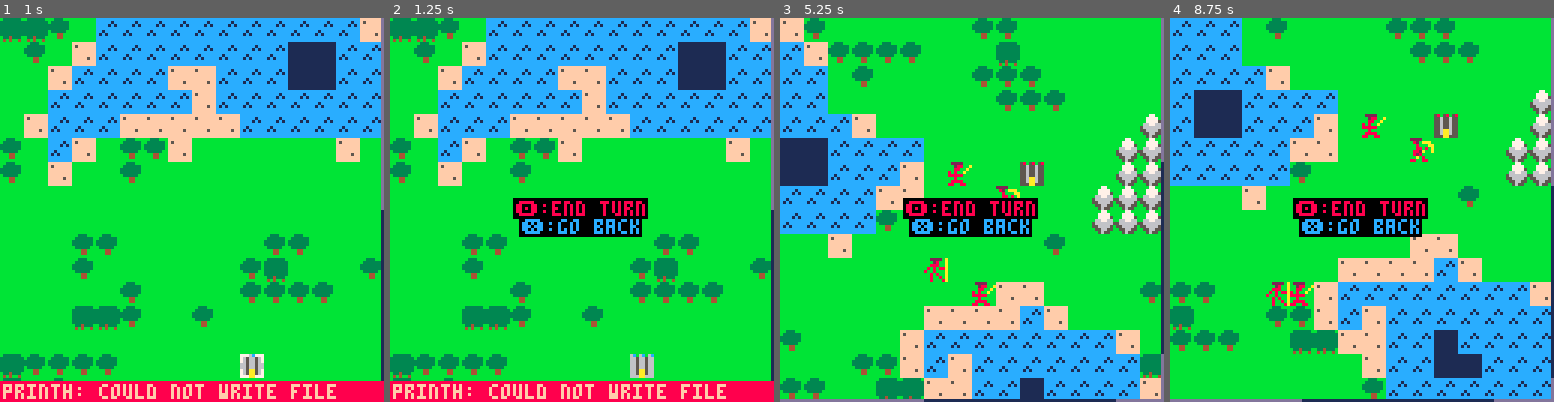
Above: before the commit, frames 1-4 (left to right).
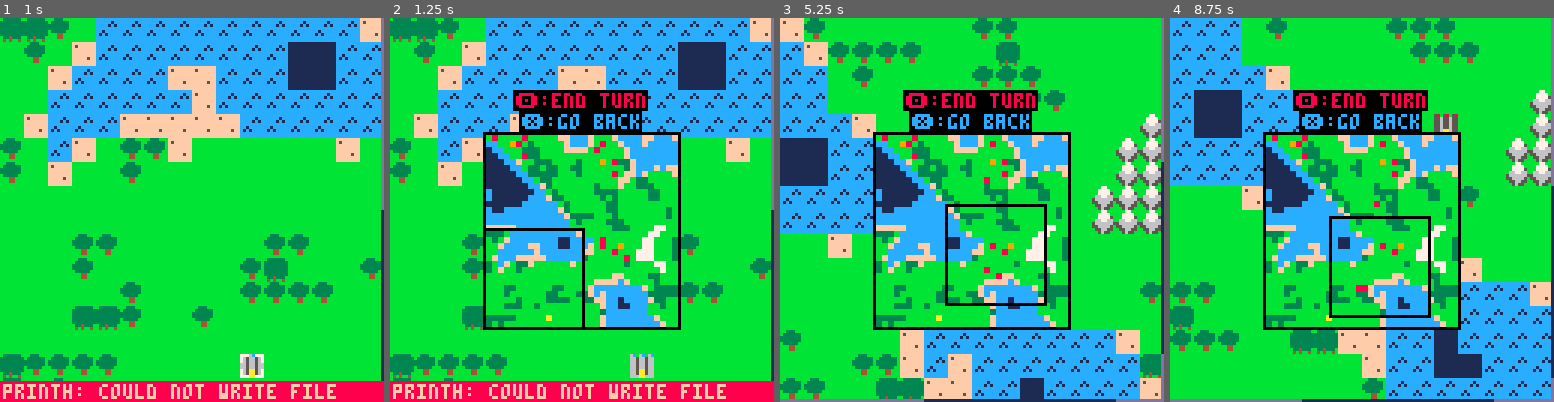
Above: after the commit, the same moments.

Repository: stavguo/pico-saga
Game: PICO-8 cartridge ftrpg.p8
The game is run twice, just before and just after one commit, with the same random seed, the same clock (stepped at 60 frames per second) and the same inputs.
Inputs:
- Up to frame 1 (1 s): tap X (X key) at 0.33 s; tap O (Z key) at 0.7 s
- Up to frame 2 (1.25 s): tap X (X key) at 1.07 s
- Up to frame 3 (5.25 s): hold Right 1.6-2.1 s; tap O (Z key) every 0.4 s from 1.7 to 4.9 s; tap X (X key) every 1.12 s from 1.85 to 5.2 s; hold Up 2.15-2.42 s; hold Right 2.47-3.03 s; hold Left 3.08-3.58 s; hold Down 3.63-3.97 s; hold Right 4.02-4.68 s; hold Up 4.73-5.03 s; hold Left from 5.08 s (still down)
- Up to frame 4 (8.75 s): tap O (Z key) every 0.4 s from 5.3 to 8.5 s; release Left at 5.68 s; hold Down 5.73-6.03 s; hold Right 6.08-6.58 s; tap X (X key) at 6.32, 7.43, 8.55 s; hold Right 6.63-7.13 s; hold Up 7.18-7.45 s; hold Right 7.5-8.07 s; hold Left 8.12-8.62 s; hold Down from 8.67 s (still down)

Frame 1 is identical in both runs. In frame 2, 21% of the frame differs, in the area x 24-76%, y 18-82%; in frame 3, 21%; in frame 4, 23%.

Commit message:
Created mini map that takes up 3% on tokens

Diff:
--- a/src/fsm.lua
+++ b/src/fsm.lua
@@ -597,8 +597,9 @@
         end,
         draw = function()
             draw_units(units)
-            draw_centered_text("🅾️:end turn ", 8)
-            draw_centered_text("❎:go back ", 12, 67)
+            draw_mini_map(units)
+            draw_centered_text("🅾️:end turn ", 8, 25)
+            draw_centered_text("❎:go back ", 12, 32)
         end
     }
 end
--- a/src/ui.lua
+++ b/src/ui.lua
@@ -67,3 +67,31 @@
     color(color_idx)
     print(text, x, y)
 end
+
+function draw_mini_map(units)
+    local cx,cy=peek2(0x5f28),peek2(0x5f2a)
+    local mx,my,mw=32,39,64
+    local mt_col={[2]=12,[1]=11,[6]=1,[3]=3,[4]=3,[5]=15,[7]=7,[8]=10,[9]=9}
+
+    for y=0,31 do
+        for x=0,31 do
+            local mt=mget(x,y)
+            local col=mt_col[mt]
+            local unit=units[vectoindex{x,y}]
+            if unit then col=unit.team=="enemy"and 8 or 12 end
+            if col then
+                local px,py=cx+mx+2*x,cy+my+2*y
+                rectfill(px,py,px+2,py+2,col)
+            end
+        end
+    end
+
+    local r1=cx+mx-1
+    local r2=cy+my-1
+    local r3=cx+mx+mw
+    local r4=cy+my+mw
+    rect(r1,r2,r3,r4,0)
+
+    local vx,vy=cx/4,cy/4
+    rect(cx+mx+vx-1,cy+my+vy-1,cx+mx+vx+32,cy+my+vy+32,0)
+end
